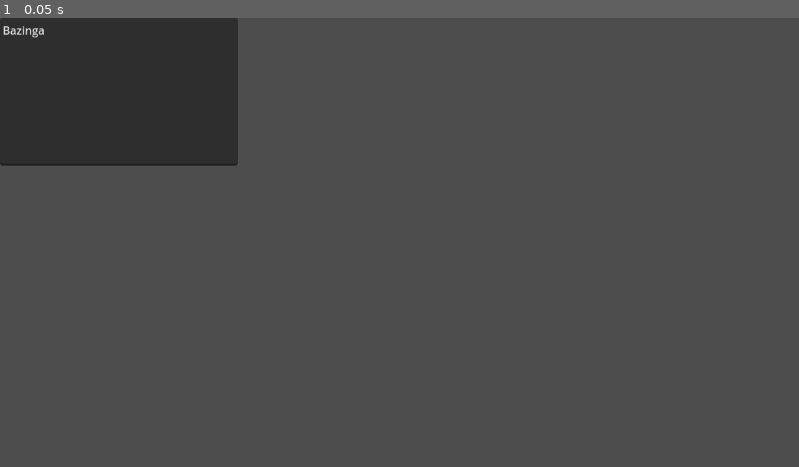
Above: before the commit, frame 1.
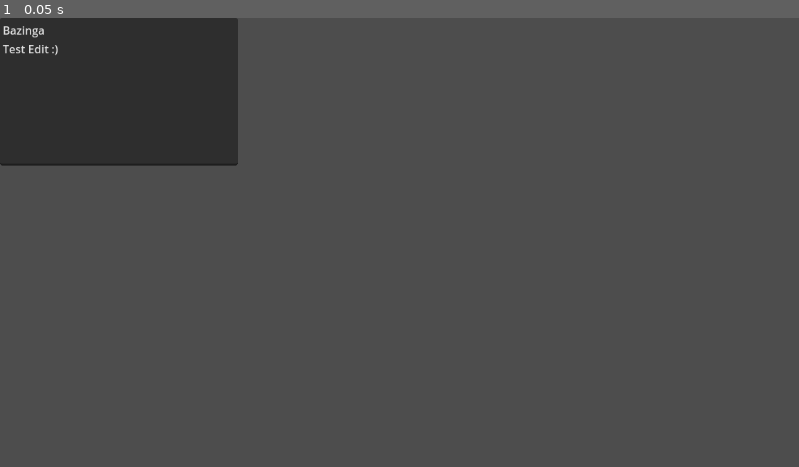
Above: after the commit, the same moment.

Repository: ChristusRegnat/Orbit
Game: Godot game, scene res://node_2d.tscn
Two runs of this game, one before a commit and one after it. Both use one fixed random seed, a clock stepped at 60 frames per second and the inputs below. The project has no main scene, so this scene is started directly.
Inputs:
- Up to frame 1 (0.05 s): no input

The runs differ from the first frame. In frame 1, less than 0.1% of the frame differs, in the area x 0-8%, y 6-9%.

Commit message:
Update node_2d.tscn

Diff:
--- a/orbit-game/node_2d.tscn
+++ b/orbit-game/node_2d.tscn
@@ -5,4 +5,5 @@
 [node name="TextEdit" type="TextEdit" parent="."]
 offset_right = 343.0
 offset_bottom = 213.0
-text = "Bazinga"
+text = "Bazinga
+Test Edit :)"
